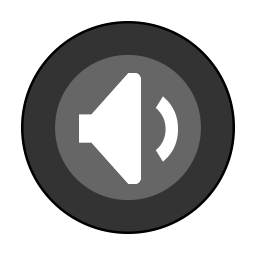
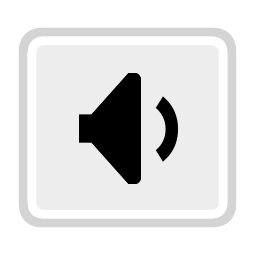
Before/after of a 256 x 256 layered artwork. What changed in the layer stack:
painted on "Vector Smart Object" (1st of 3) over <box>79,73,178,184</box>
hid "Vector Smart Object" (2nd of 3) over <box>21,21,235,234</box>
added layer "Vector Smart Object" (3rd of 3) over <box>18,27,237,228</box>
